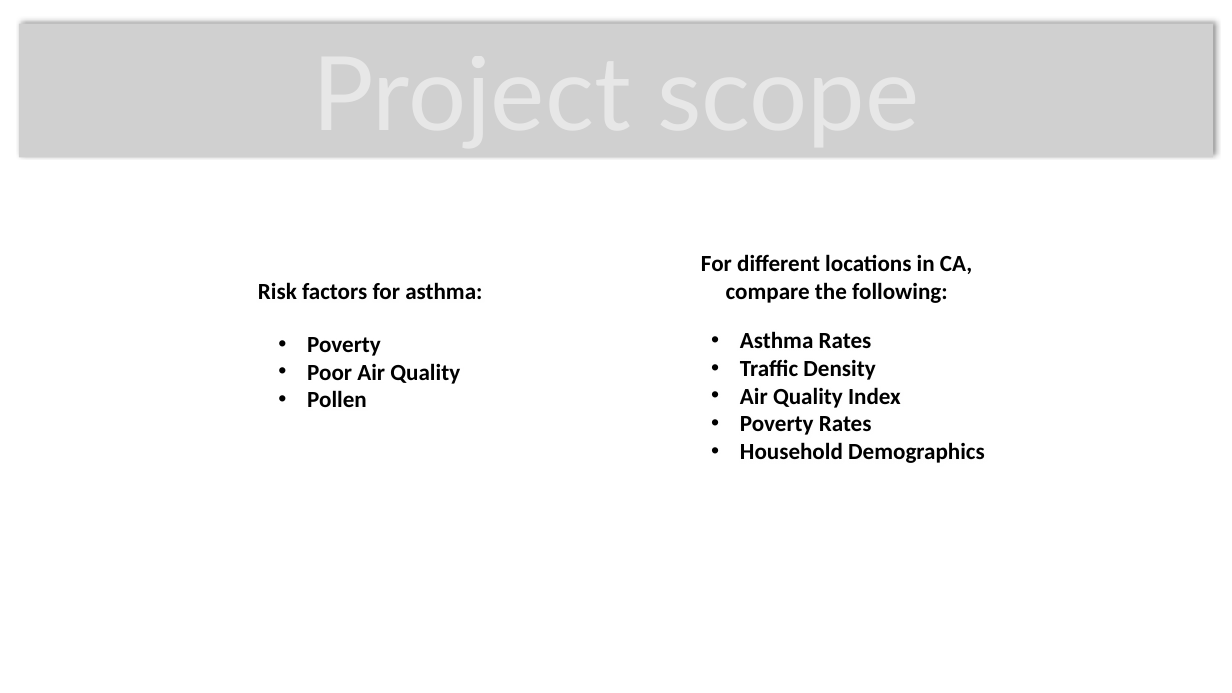
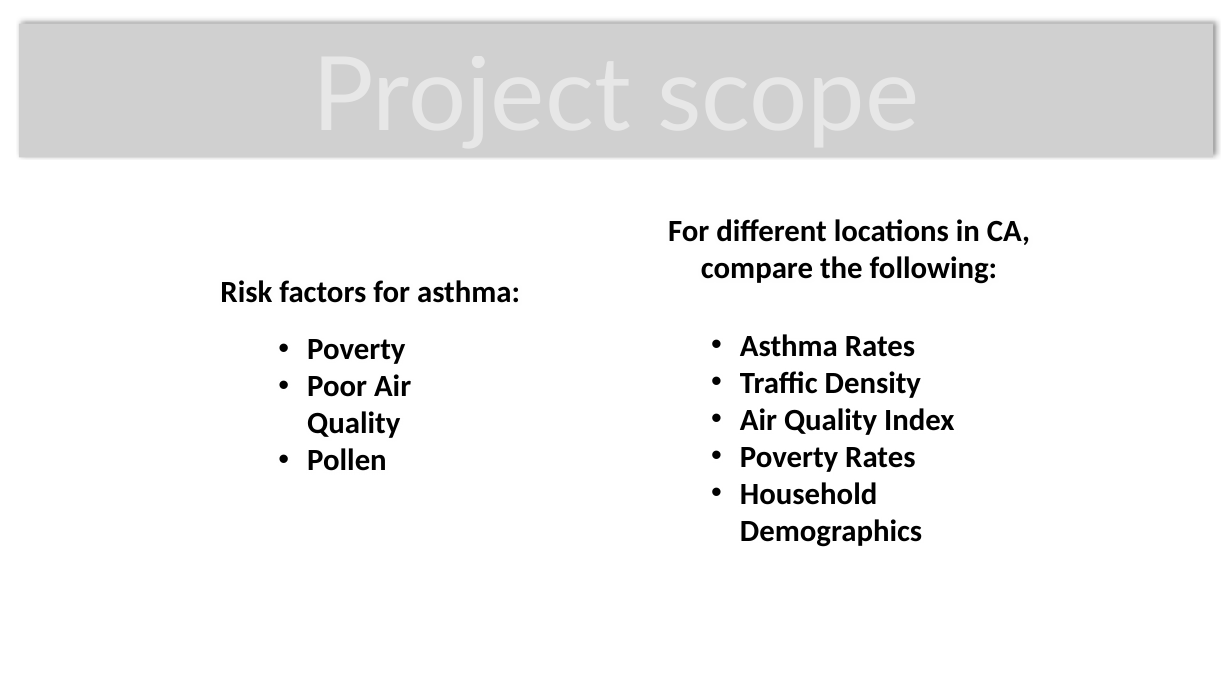
Before and after one commit to cljungkull/Project-2---CaliPolluts, a slide deck: slide 3 of presentation.pptx. Drawn at 1232x693 pixels with LibreOffice and Linux fonts; fonts in the diff are those of the drawing; grey boxes stand for pictures; background and template pictures are left out. Boxes give left, top, right and bottom in pixels: in the first picture for what was removed or moved away, otherwise in the second. Text is boxed around its words. In the diff, an @@ line names an element or a change of style, - is before the commit and + after.

```diff
--- a/presentation.pptx
+++ b/presentation.pptx
@@ size 18 to 24 pt in 4 elements at (220, 280, 520, 303), (307, 339, 411, 471), (740, 334, 954, 547), (668, 219, 1030, 284) @@
@@ text "For different locations in CA, ...": place and size @@
-text "For different locations in CA, ..." at (701, 254, 972, 303)
+text "For different locations in CA, ..." at (668, 219, 1030, 284)
```
Also in this commit, not shown: 2 other slides changed.
